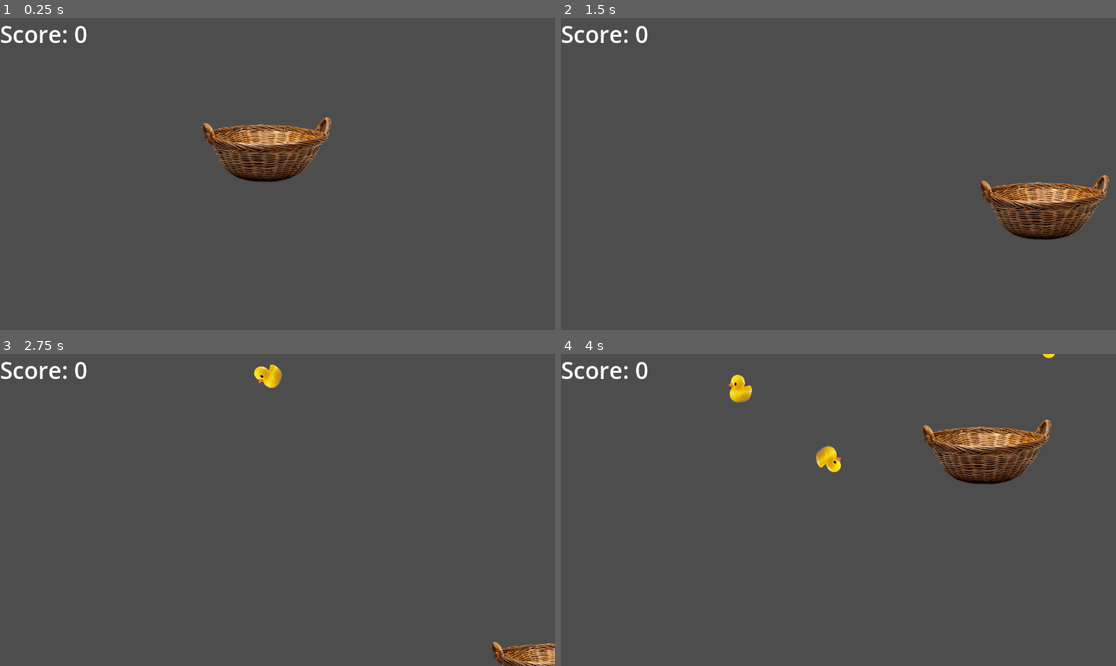
Above: before the commit, frames 1-4 (two rows, left to right).
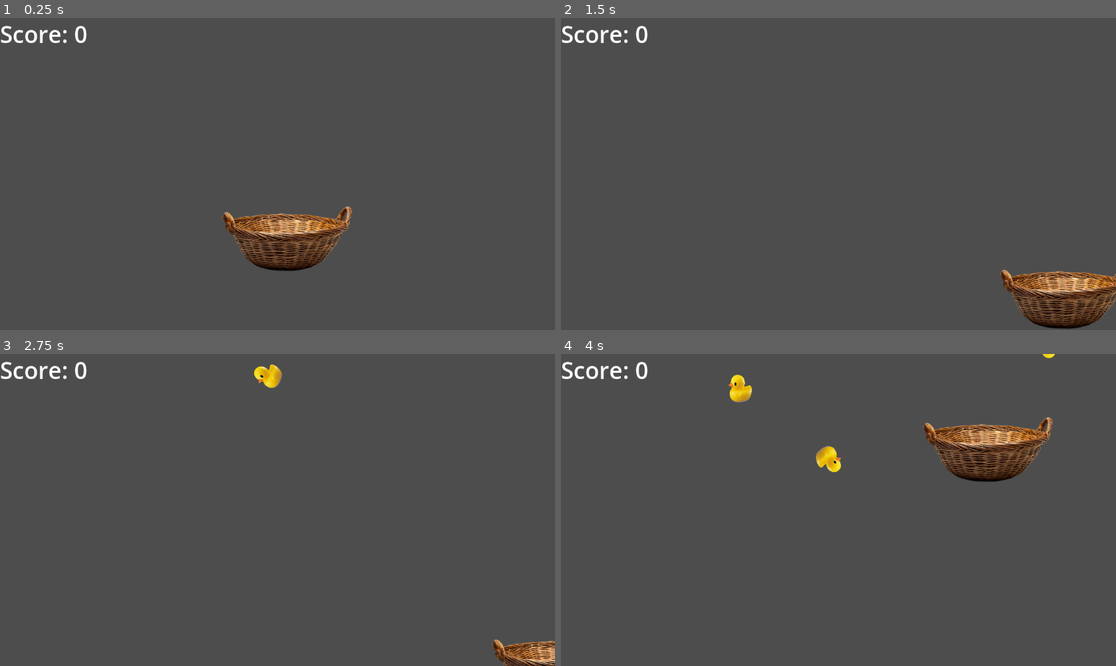
Above: after the commit, the same moments.

Repository: Sho-Wadamori/DuckCatcher
Game: Godot game, scene res://task_01.tscn
Two runs of this game, one before a commit and one after it. Both use one fixed random seed, a clock stepped at 60 frames per second and the inputs below.
Inputs:
- Up to frame 1 (0.25 s): no input
- Up to frame 2 (1.5 s): tap Enter at 0.5 s; hold Right (right) 0.53-1.28 s; hold Down (down) from 1.28 s (still down)
- Up to frame 3 (2.75 s): release Down (down) at 2.03 s; hold Right (right) from 2.03 s (still down)
- Up to frame 4 (4 s): release Right (right) at 2.78 s; hold Up (up) 2.78-3.53 s; hold Left (left) from 3.53 s (still down)

The runs differ from the first frame. In frame 1, 6.2% of the frame differs, in the area x 36-64%, y 31-82%; in frame 2, 6.1%; in frame 3, 0.7%; in frame 4, 2.3%.

Commit message:
added more comments, sorted files into folders

Diff:
--- a/GlobalScript.gd
+++ /dev/null
@@ -1,3 +0,0 @@
-extends Node
-
-signal collected
--- /dev/null
+++ b/Scripts/GlobalScript.gd
@@ -0,0 +1,4 @@
+extends Node
+
+# signal for duck and basket collision
+signal collected
--- a/duck.gd
+++ b/Scripts/duck.gd
@@ -1,14 +1,14 @@
 extends Area2D
 
-var acceleration = 1.0
-var velocity = 0.0
-var rotation_velocity = randf_range(1.0,3.0)
+var acceleration = 1.0 # acceleration
+var velocity = 0.0 # velocity
+var rotation_velocity = randf_range(1.0,3.0) # rotational velociy
 
 # Called every frame. 'delta' is the elapsed time since the previous frame.
 func _process(delta: float) -> void:
-	velocity += acceleration * delta
-	position.y += velocity
-	rotation += rotation_velocity * delta
+	velocity += acceleration * delta # calculate velocity
+	position.y += velocity # change y position using velocity value
+	rotation += rotation_velocity * delta # give rotational velocity
 
 # when something enters the duck
 func _on_body_entered(body):
--- a/game.gd
+++ b/Scripts/game.gd
@@ -1,11 +1,11 @@
 extends Node2D
 
-@onready var duck_prefab = preload("res://duck.tscn")
-@onready var score = 0
+@onready var duck_prefab = preload("res://duck.tscn") # preload duck scene
+@onready var score = 0 # reset score to 0
 
 # Called when the node enters the scene tree for the first time.
 func _ready() -> void:
-	# update score
+	# update score label
 	$UI/Label.text = "Score: " + str(score)
 	# connect signal
 	GlobalScript.connect("collected", Callable(self, "_on_duck_collected"))
@@ -13,10 +13,10 @@
 func _on_duck_spawn_timer_timeout() -> void:
 	#spawn a duck
 	randomize()
-	var duck = duck_prefab.instantiate()
-	duck.position = Vector2(randi_range(10,1024), -50)
-	duck.rotation = randf_range(0,2*PI)
-	add_child(duck)
+	var duck = duck_prefab.instantiate() # spawn duck
+	duck.position = Vector2(randi_range(10,1024), -50) # change duck position randomly
+	duck.rotation = randf_range(0,2*PI) # give rotation
+	add_child(duck) # add duck as a child
 
 # when signal recieved
 func _on_duck_collected():
--- a/player.gd
+++ b/Scripts/player.gd
@@ -1,8 +1,7 @@
 extends CharacterBody2D
-class_name Player
+class_name Player # give node class name of "Player"
 
-@onready var screen_size = get_viewport_rect().size
-
+@onready var screen_size = get_viewport_rect().size # get screen size
 
 # Called every frame. 'delta' is the elapsed time since the previous frame.
 func _process(_delta):
@@ -10,9 +9,9 @@
 
 func movement():
 	screen_size = get_viewport_rect().size # get screen size
-	if Input.is_action_pressed("up") and position.y > 0: # move player up if below y=0
+	if Input.is_action_pressed("up") and position.y > 0: # move player up if more than y=0
 		position.y -= 10
-	if Input.is_action_pressed("down") and position.y < screen_size.y: # move player down if above y=screenheight
+	if Input.is_action_pressed("down") and position.y < screen_size.y: # move player down if less than y=screenheight
 		position.y += 10
 	if Input.is_action_pressed("right") and position.x < screen_size.x: # move player right if less than x=screenwidth
 		position.x += 10
--- a/duck.tscn
+++ b/duck.tscn
@@ -1,9 +1,10 @@
 [gd_scene load_steps=4 format=3 uid="uid://i47w5xajhud8"]
 
-[ext_resource type="Script" path="res://duck.gd" id="1_auml2"]
-[ext_resource type="Texture2D" uid="uid://5ylnmwdpbpmw" path="res://duck_sprite.png" id="1_orfsv"]
+[ext_resource type="Script" path="res://Scripts/duck.gd" id="1_auml2"]
+[ext_resource type="Texture2D" uid="uid://5ylnmwdpbpmw" path="res://Sprites/duck_sprite.png" id="1_orfsv"]
 
 [sub_resource type="CircleShape2D" id="CircleShape2D_r5i0y"]
+radius = 23.0868
 
 [node name="Duck" type="Area2D"]
 script = ExtResource("1_auml2")
@@ -13,6 +14,7 @@
 texture = ExtResource("1_orfsv")
 
 [node name="CollisionShape2D" type="CollisionShape2D" parent="."]
+position = Vector2(0, 4)
 shape = SubResource("CircleShape2D_r5i0y")
 
 [connection signal="body_entered" from="." to="." method="_on_body_entered"]
--- a/project.godot
+++ b/project.godot
@@ -10,14 +10,15 @@
 
 [application]
 
-config/name="Task01"
+config/name="Duck Catcher"
+config/description="A simple game for the US18740 internal assesment made by Sho"
 run/main_scene="res://task_01.tscn"
 config/features=PackedStringArray("4.3", "GL Compatibility")
-config/icon="res://icon.svg"
+config/icon="res://Sprites/icon.svg"
 
 [autoload]
 
-GlobalScript="*res://GlobalScript.gd"
+GlobalScript="*res://Scripts/GlobalScript.gd"
 
 [input]
 
--- a/task_01.tscn
+++ b/task_01.tscn
@@ -1,12 +1,12 @@
 [gd_scene load_steps=6 format=3 uid="uid://bm2m4dtot603m"]
 
-[ext_resource type="Script" path="res://game.gd" id="1_klrkg"]
+[ext_resource type="Script" path="res://Scripts/game.gd" id="1_klrkg"]
 [ext_resource type="Theme" uid="uid://p6ily2d3rb8i" path="res://default_theme.tres" id="1_yll68"]
-[ext_resource type="Texture2D" uid="uid://cqwjmy2mfq6pc" path="res://basket.png" id="3_akrc4"]
-[ext_resource type="Script" path="res://player.gd" id="3_yovk6"]
+[ext_resource type="Texture2D" uid="uid://cqwjmy2mfq6pc" path="res://Sprites/basket.png" id="3_akrc4"]
+[ext_resource type="Script" path="res://Scripts/player.gd" id="3_yovk6"]
 
 [sub_resource type="CapsuleShape2D" id="CapsuleShape2D_ugp5i"]
-radius = 12.1181
+radius = 11.2896
 height = 49.6901
 
 [node name="Task01" type="Node2D"]
@@ -37,7 +37,7 @@
 
 [node name="Player" type="CharacterBody2D" parent="."]
 z_index = 1
-position = Vector2(553, 274)
+position = Vector2(596, 459)
 script = ExtResource("3_yovk6")
 
 [node name="Sprite2D" type="Sprite2D" parent="Player"]
Renamed: basket.png -> Sprites/basket.png
Not shown, changed: Sprites/basket.png.import
Renamed: duck_sprite.png -> Sprites/duck_sprite.png
Not shown, changed: Sprites/duck_sprite.png.import
Renamed: icon.svg -> Sprites/icon.svg
Not shown, changed: Sprites/icon.svg.import
Not shown, added: export_presets.cfg
